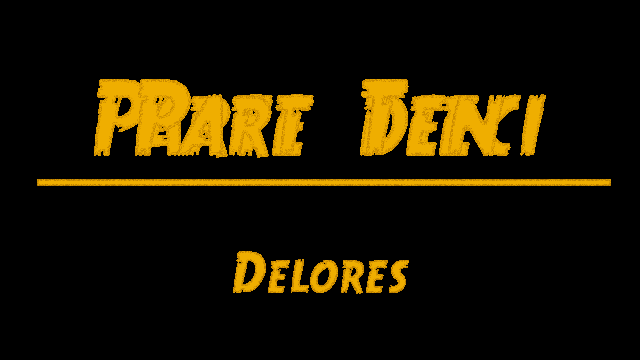
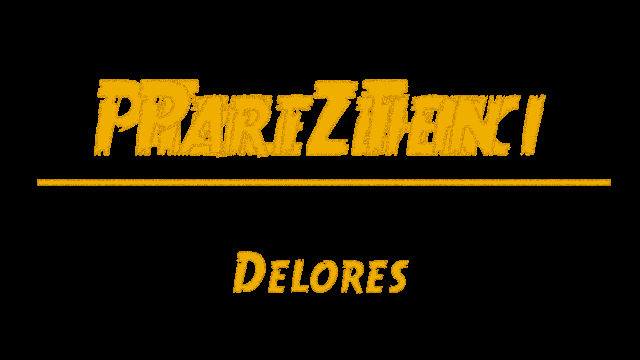
The second 640x360 image is a revision of the first. Changes to its layers:
added group "part10_de.png" with 3 layers in group "Part 10" over [left=157, top=79, right=488, bottom=156]
added layer "Teil Zehn" (1st of 2, in "Part 10" › "part10_de.png") in group "part10_de.png" over [left=157, top=79, right=488, bottom=156]
added layer "Teil Zehn" (2nd of 2, in "Part 10" › "part10_de.png") in group "part10_de.png" over [left=157, top=79, right=488, bottom=156]
